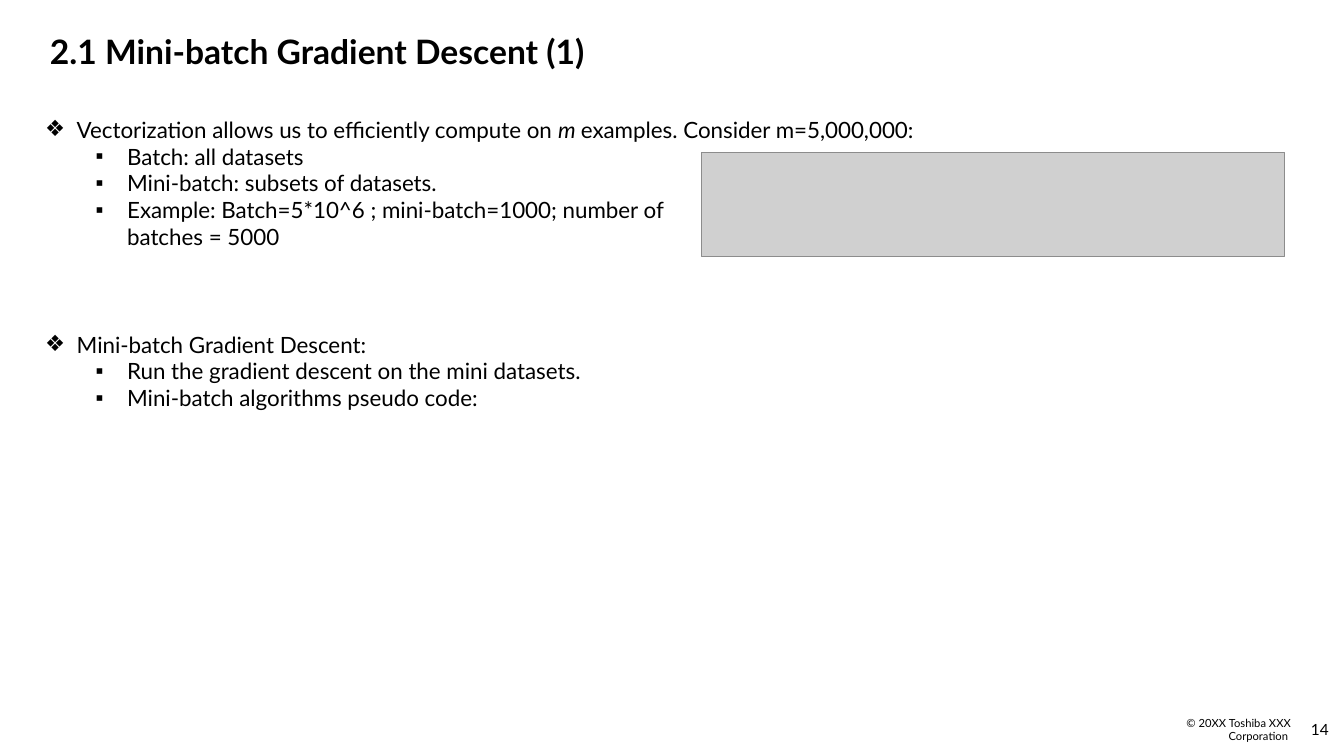
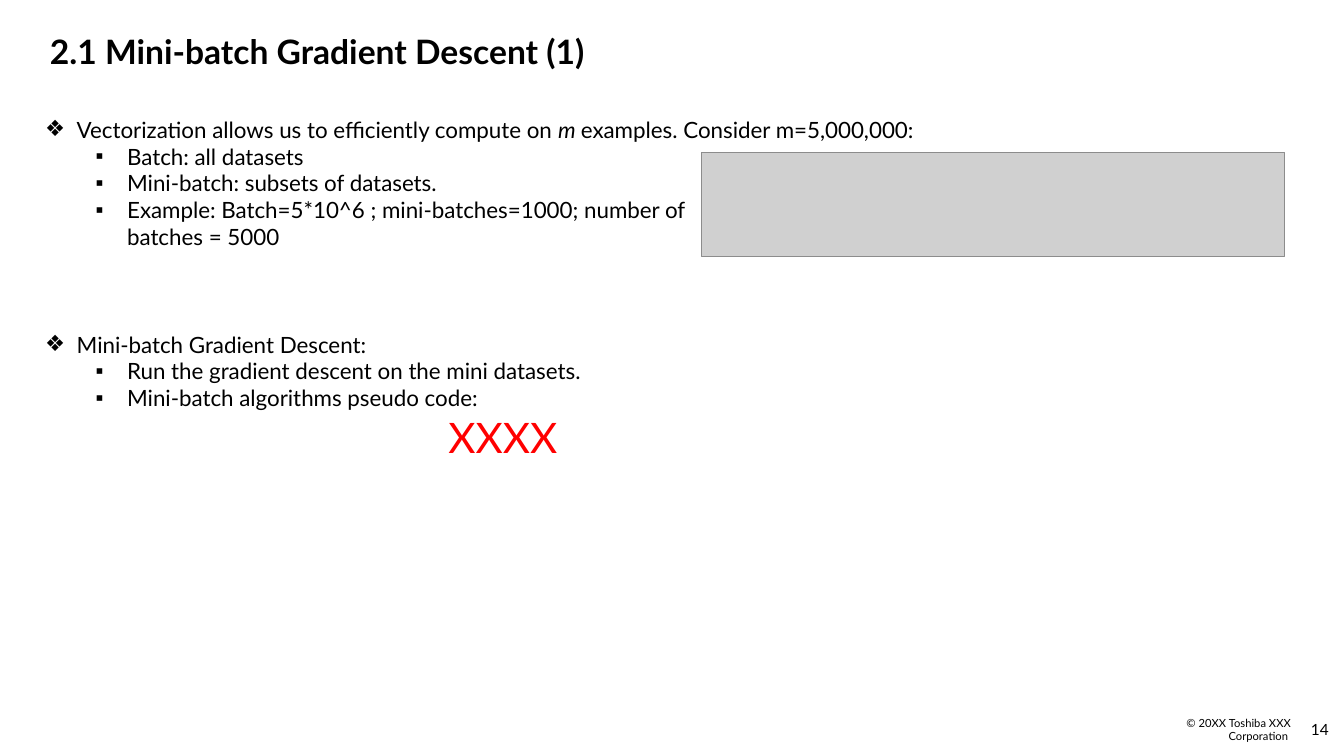
Before and after one commit to Doan-Nguyen/Coursera, a slide deck: slide 15 of Improving Deep Neural Network - Report - Course 2.pptx. Drawn at 1344x756 pixels with LibreOffice and Linux fonts; fonts in the diff are those of the drawing; grey boxes stand for pictures; background and template pictures are left out. Boxes give left, top, right and bottom in pixels: in the first picture for what was removed or moved away, otherwise in the second. Text is boxed around its words. In the diff, an @@ line names an element or a change of style, - is before the commit and + after.

```diff
--- a/Improving Deep Neural Network - Report - Course 2.pptx
+++ b/Improving Deep Neural Network - Report - Course 2.pptx
@@ text at [127,201,685,245]: text changed @@
-  ▪ Example: Batch=5*10^6 ; mini-batch=1000; number of
-    batches = 5000
+  ▪ Example: Batch=5*10^6 ; mini-batches=1000; number of
+    batches = 5000
@@ text at [448,423,557,453]: paragraph added @@
+XXXX
```
Also in this commit, not shown: 7 other slides changed, 8 slides added, 1 slide removed.
